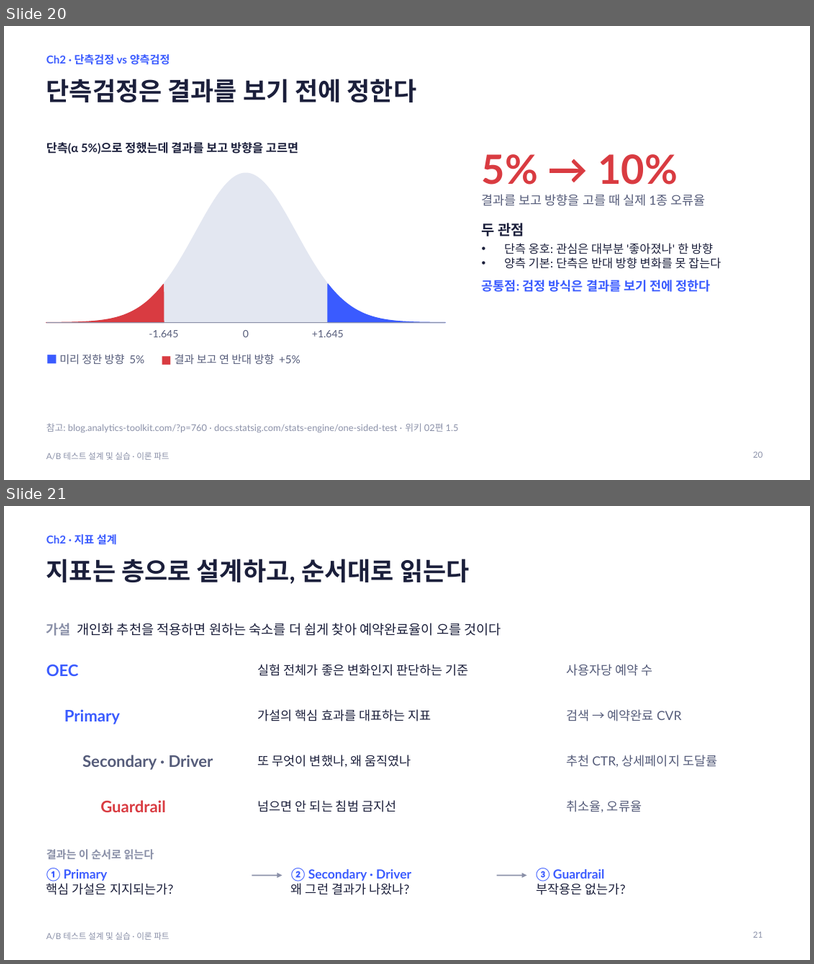
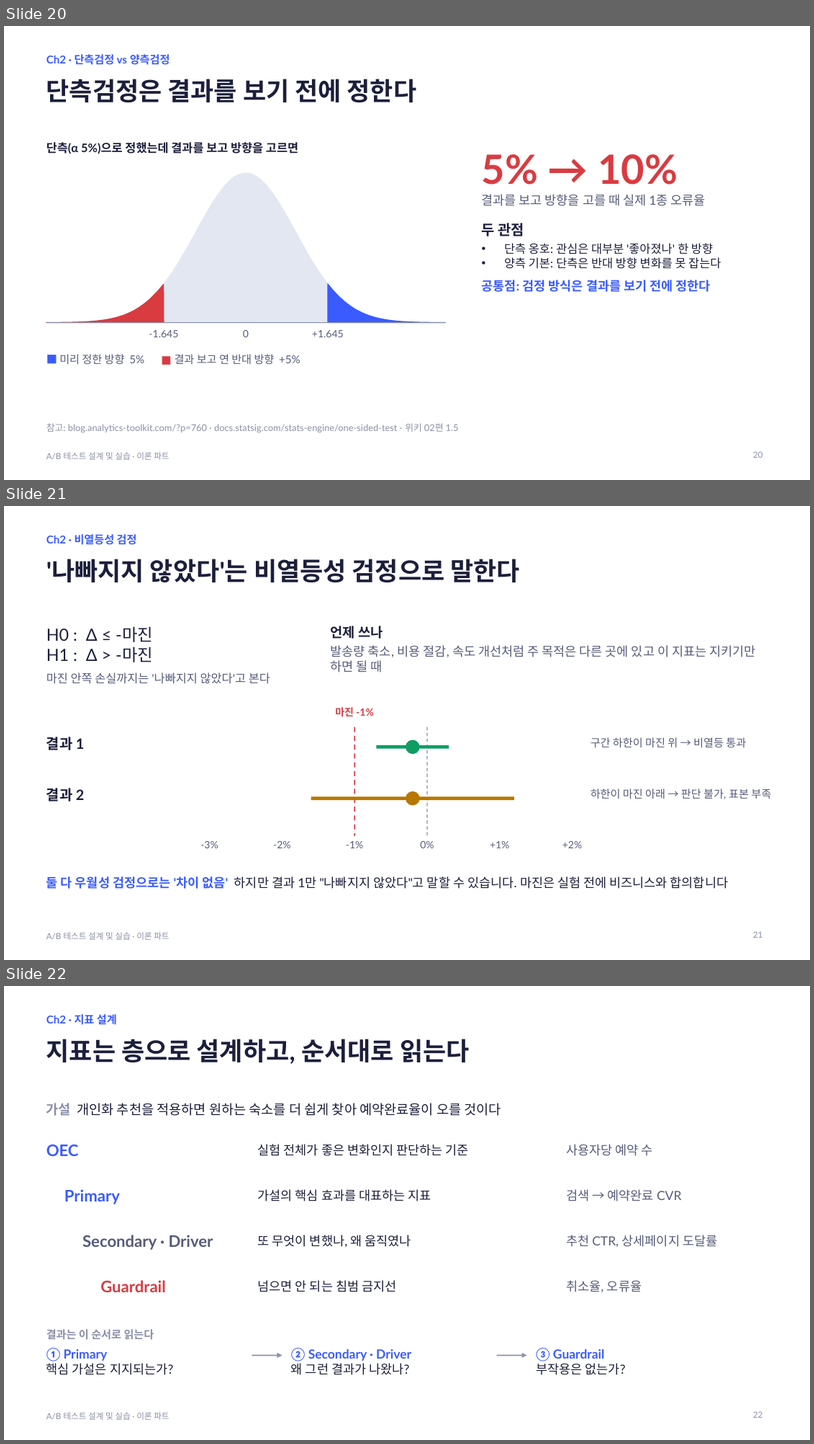
Before and after one commit to JungYeoni/quickmart-lab-rats, a slide deck: docs/lecture/ab-testing-theory.pptx. Shown one above the other, each under a label of ours: slides 20 and 21 before the commit, slides 20, 21 and 22 after it. The pictures are 814x964 and 814x1444 pixels, drawn with LibreOffice and Linux fonts; fonts in the diff are those of the drawing. Boxes give left, top, right and bottom in pixels: in the first picture for what was removed or moved away, otherwise in the second. Text is boxed around its words. In the diff, an @@ line names an element or a change of style, - is before the commit and + after.

Commit message:
docs: 이론 PPT에 위키 04·05편과 실습 대비 슬라이드 반영
- 실습 사례 대비 비열등성 검정, 비율 지표 구성 효과, 트리거 분석 추가, 굿하트의 법칙 복원
- 위키 04편(실험 조직 원칙, 성숙도 모델)과 05편(실험 단위, 식별자, 반복 노출) 반영
- 가이드 덱 제작 기록 갱신

```diff
--- a/docs/lecture/ab-testing-theory.pptx
+++ b/docs/lecture/ab-testing-theory.pptx
@@ slide 21 added at (x1=4, y1=506, x2=810, y2=960), background #FFFFFF; not listed: 1 template element that a slide beside it also shows @@
@@ text added at (x1=46, y1=534, x2=137, y2=545), 13 pt, text #3A5BFF, bold @@
+Ch2 · 비열등성 검정
@@ title added at (x1=46, y1=559, x2=520, y2=582), 30 pt, text #1B1F3B, bold @@
+'나빠지지 않았다'는 비열등성 검정으로 말한다
@@ text added at (x1=46, y1=626, x2=270, y2=684), 14 pt, text #555C7A @@
+H0 : Δ ≤ -마진
+H1 : Δ > -마진
+마진 안쪽 손실까지는 '나빠지지 않았다'고 본다
@@ text added at (x1=331, y1=626, x2=756, y2=672), 15 pt, text #555C7A @@
+언제 쓰나
+발송량 축소, 비용 절감, 속도 개선처럼 주 목적은 다른 곳에 있고 이 지표는 지키기만 하면 될 때
@@ text added at (x1=335, y1=707, x2=374, y2=717), 12 pt, text #D93B41, bold @@
+마진 -1%
@@ text added at (x1=46, y1=736, x2=85, y2=750), 17 pt, text #1B1F3B, bold @@
+결과 1
@@ line added from (355, 727) to (355, 836), #D93B41 1.5 pt dashed @@
@@ ellipse added at (x1=406, y1=740, x2=419, y2=754), fill #0F9D63, outline #0F9D63 1 pt @@
@@ line added from (427, 727) to (427, 836), #8A90A8 1 pt dashed @@
@@ text added at (x1=591, y1=737, x2=746, y2=747), 13 pt, text #555C7A @@
+구간 하한이 마진 위 → 비열등 통과
@@ line added from (377, 746) to (449, 746), #0F9D63 4 pt @@
@@ text added at (x1=46, y1=788, x2=85, y2=801), 17 pt, text #1B1F3B, bold @@
+결과 2
@@ line added from (311, 798) to (514, 798), #B87700 4 pt @@
@@ ellipse added at (x1=406, y1=792, x2=419, y2=805), fill #B87700, outline #B87700 1 pt @@
@@ text added at (x1=591, y1=788, x2=772, y2=799), 13 pt, text #555C7A @@
+하한이 마진 아래 → 판단 불가, 표본 부족
@@ text added at (x1=201, y1=841, x2=218, y2=848), 12 pt, text #555C7A @@
+-3%
@@ text added at (x1=273, y1=841, x2=291, y2=848), 12 pt, text #555C7A @@
+-2%
@@ text added at (x1=346, y1=841, x2=363, y2=848), 12 pt, text #555C7A @@
+-1%
@@ text added at (x1=420, y1=841, x2=434, y2=848), 12 pt, text #555C7A @@
+0%
@@ text added at (x1=490, y1=841, x2=509, y2=848), 12 pt, text #555C7A @@
++1%
@@ text added at (x1=563, y1=841, x2=582, y2=848), 12 pt, text #555C7A @@
++2%
@@ text added at (x1=46, y1=875, x2=728, y2=891), 15 pt, text #1B1F3B @@
+둘 다 우월성 검정으로는 '차이 없음' 하지만 결과 1만 "나빠지지 않았다"고 말할 수 있습니다. 마진은 실험 전에 비즈니스와 합의합니다
@@ page number added at (x1=754, y1=931, x2=763, y2=937), 10 pt, text #8A90A8 @@
+21
@@ what was slide 21 is now slide 22 @@
```
Also in this commit, not shown: 11 slides changed, 7 other slides added, 1 other file.
